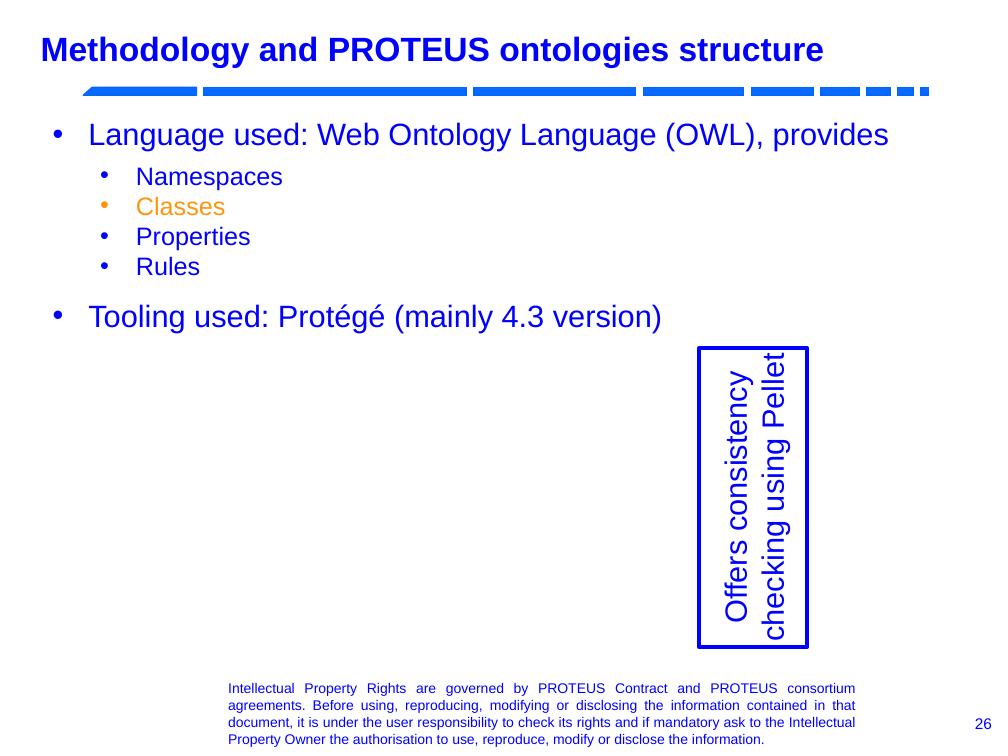
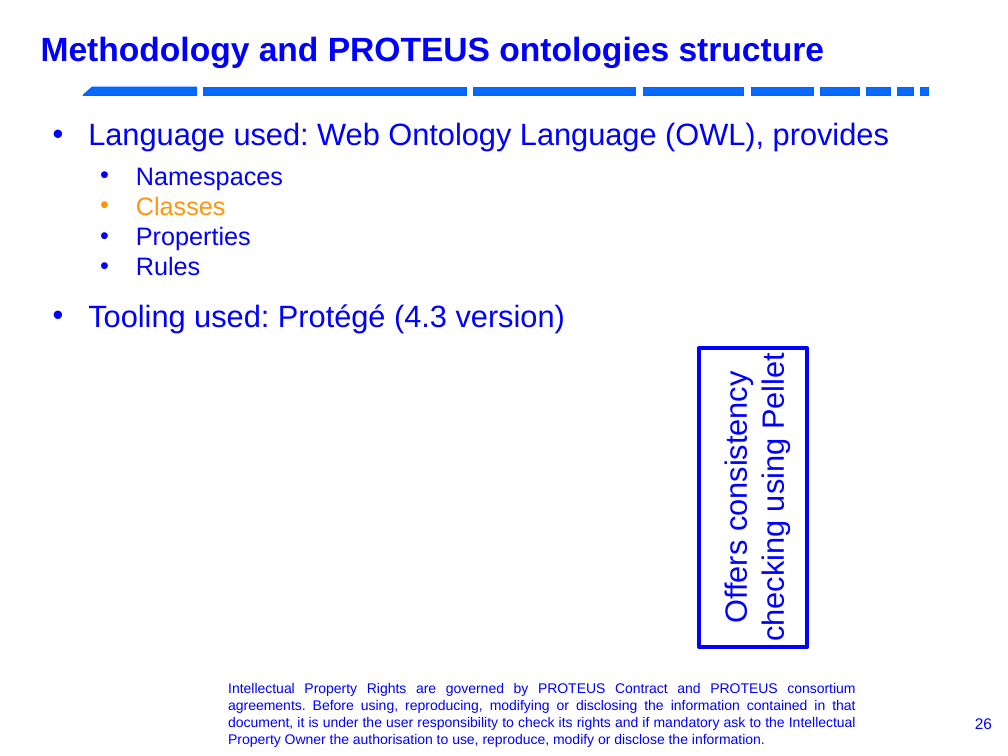
Before and after one commit to RobotML/RobotML, a slide deck: slide 26 of Ontologies/ORA/Meetings/20131103-IROS-Tokyo/R4.1.6-P5.9-ARoboticOntology.odp. Drawn at 1008x756 pixels with LibreOffice and Linux fonts; fonts in the diff are those of the drawing; background and template pictures are left out. Boxes give left, top, right and bottom in pixels: in the first picture for what was removed or moved away, otherwise in the second. Text is boxed around its words. In the diff, an @@ line names an element or a change of style, - is before the commit and + after.

```diff
--- a/Ontologies/ORA/Meetings/20131103-IROS-Tokyo/R4.1.6-P5.9-ARoboticOntology.odp
+++ b/Ontologies/ORA/Meetings/20131103-IROS-Tokyo/R4.1.6-P5.9-ARoboticOntology.odp
@@ text at [88, 304, 565, 333]: text changed @@
-• Tooling used: Protégé (mainly 4.3 version)
+• Tooling used: Protégé (4.3 version)
```
Also in this commit, not shown: 20 other slides changed, 1 slide added, 1 slide removed, 5 other files.
